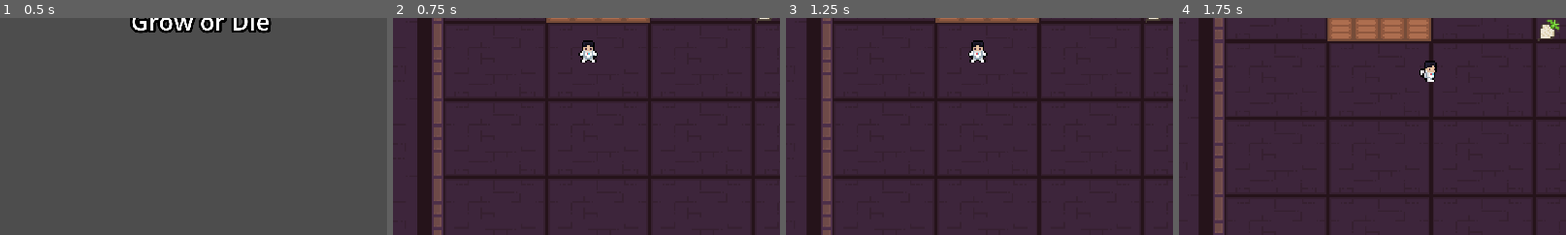
Above: before the commit, frames 1-4 (left to right).
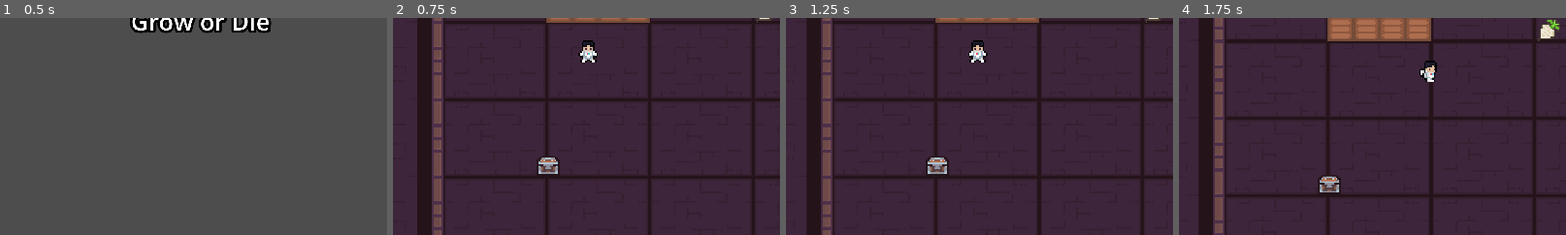
Above: after the commit, the same moments.

Repository: Saj-Hoque/MissionSpud
Game: Godot game, scene res://Menu/menu.tscn
Same seed, same stepped clock (60 frames per second), same inputs: the game is played once before the commit and once after it. The engine's default icon, where the game draws it, is replaced by a stand-in: a white triangle on a blue panel in a dark square.
Inputs (mouse positions are % of the whole screen's width and height, from its top left):
- Up to frame 1 (0.5 s): no input
- Up to frame 2 (0.75 s): click "Start" at 0.5 s
- Up to frame 3 (1.25 s): no input
- Up to frame 4 (1.75 s): move the mouse to (45, 29) at 1.27 s; hold D (right) from 1.28 s (still down); click (45, 29) at 1.35 s
The pictures show only the part of the screen within x 24-74%, y 42-92%; the shares and areas given below are measured in that part.

Frame 1 is identical in both runs. In frame 2, 0.4% of the frame differs, in the area x 37-44%, y 63-72%; in frame 3, 0.4%, in the area x 36-43%, y 63-72%; in frame 4, 0.4%.

Commit message:
add workbench

Diff:
--- a/Player/player.tscn
+++ b/Player/player.tscn
@@ -214,6 +214,7 @@
 [node name="player" type="CharacterBody2D" groups=["player"]]
 position = Vector2(1, 0)
 collision_layer = 2
+collision_mask = 9
 motion_mode = 1
 script = ExtResource("1_76ck6")
 
--- a/World/world.tscn
+++ b/World/world.tscn
@@ -8,6 +8,7 @@
 [ext_resource type="PackedScene" uid="uid://c2w1y1o2ytso2" path="res://Planting/plot.tscn" id="4_x37oa"]
 [ext_resource type="PackedScene" uid="uid://cvw37g4bvtwas" path="res://Resources/potato.tscn" id="6_1nlxy"]
 [ext_resource type="PackedScene" uid="uid://dvxd414fn2c67" path="res://Resources/scrap.tscn" id="6_wvjoc"]
+[ext_resource type="PackedScene" uid="uid://drf4le7he70xx" path="res://workbench.tscn" id="9_u78r3"]
 
 [sub_resource type="SystemFont" id="SystemFont_vc7es"]
 font_names = PackedStringArray("Impact")
@@ -561,6 +562,11 @@
 [node name="scrap4" parent="scraps" instance=ExtResource("6_wvjoc")]
 position = Vector2(162, 298)
 
+[node name="workbench" parent="." instance=ExtResource("9_u78r3")]
+z_index = 4
+y_sort_enabled = true
+position = Vector2(33, 169)
+
 [node name="player" parent="." instance=ExtResource("2_3crqb")]
 z_index = 4
 y_sort_enabled = true
--- a/project.godot
+++ b/project.godot
@@ -75,6 +75,7 @@
 2d_physics/layer_1="world"
 2d_physics/layer_2="player"
 2d_physics/layer_3="item"
+2d_physics/layer_4="workbench"
 
 [rendering]
 
--- /dev/null
+++ b/workbench.gd
@@ -0,0 +1,13 @@
+extends StaticBody2D
+
+@onready var player = get_tree().get_first_node_in_group("player")
+
+# Called when the node enters the scene tree for the first time.
+func _ready():
+	pass # Replace with function body.
+
+
+# Called every frame. 'delta' is the elapsed time since the previous frame.
+func _process(delta):
+	if $range.has_overlapping_bodies():
+		print(player.global_position)
--- /dev/null
+++ b/workbench.tscn
@@ -0,0 +1,44 @@
+[gd_scene load_steps=7 format=3 uid="uid://drf4le7he70xx"]
+
+[ext_resource type="Script" path="res://workbench.gd" id="1_3w5g3"]
+[ext_resource type="Texture2D" uid="uid://c6r5s3ier17mg" path="res://2D Pixel Dungeon Asset Pack/character and tileset/Dungeon_Tileset.png" id="1_nipau"]
+
+[sub_resource type="AtlasTexture" id="AtlasTexture_kquu0"]
+atlas = ExtResource("1_nipau")
+region = Rect2(64, 128, 16, 16)
+
+[sub_resource type="SpriteFrames" id="SpriteFrames_wo6k7"]
+animations = [{
+"frames": [{
+"duration": 1.0,
+"texture": SubResource("AtlasTexture_kquu0")
+}],
+"loop": true,
+"name": &"default",
+"speed": 5.0
+}]
+
+[sub_resource type="RectangleShape2D" id="RectangleShape2D_hmwg3"]
+size = Vector2(12, 6)
+
+[sub_resource type="CircleShape2D" id="CircleShape2D_gqtuc"]
+radius = 26.0
+
+[node name="workbench" type="StaticBody2D"]
+collision_layer = 8
+collision_mask = 2
+script = ExtResource("1_3w5g3")
+
+[node name="AnimatedSprite2D" type="AnimatedSprite2D" parent="."]
+sprite_frames = SubResource("SpriteFrames_wo6k7")
+
+[node name="CollisionShape2D" type="CollisionShape2D" parent="."]
+position = Vector2(0, 2)
+shape = SubResource("RectangleShape2D_hmwg3")
+
+[node name="range" type="Area2D" parent="."]
+collision_layer = 8
+collision_mask = 2
+
+[node name="CollisionShape2D" type="CollisionShape2D" parent="range"]
+shape = SubResource("CircleShape2D_gqtuc")
Not shown: 1 places in World/world.tscn that only renumber resources
